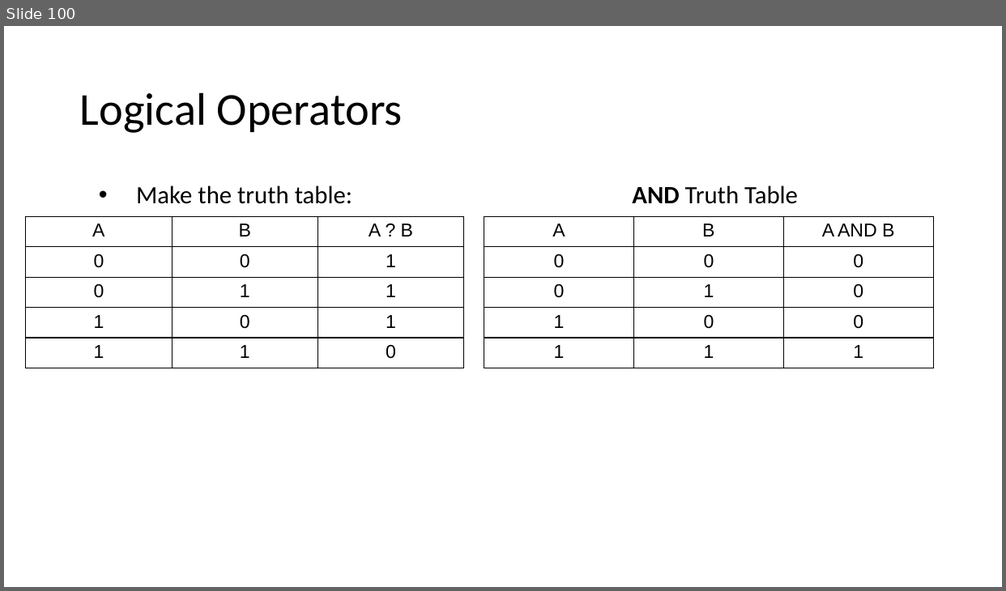
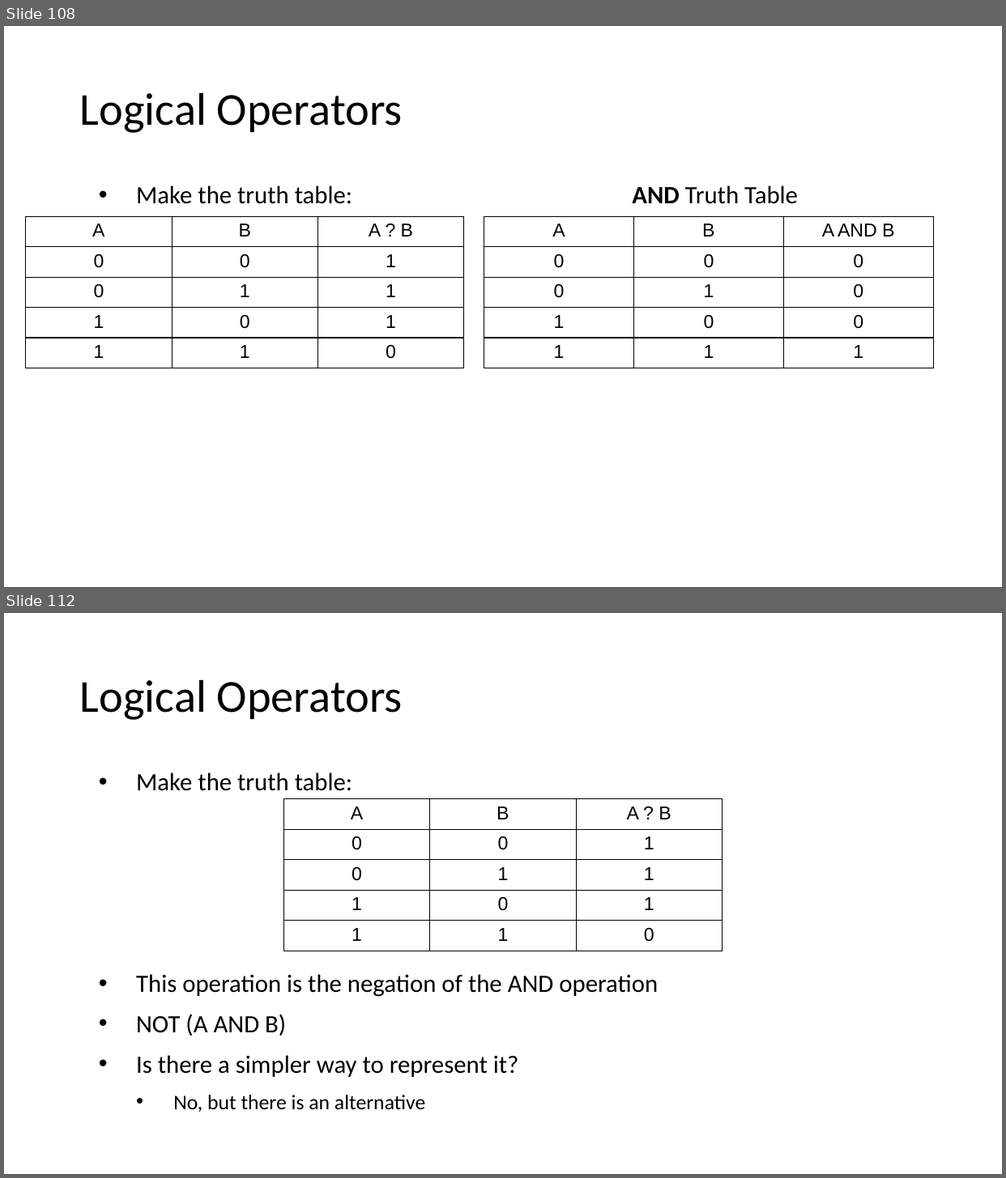
Before and after one commit to MrJoshGross/Course-Curricular-Material, a slide deck: wip/Lecture 2 - Binary, Logic, and Logical Operators.pptx. Shown one above the other, each under a label of ours: slide 100 before the commit, slides 108 and 112 after it; the slides between them are not shown. The pictures are 1006x591 and 1006x1178 pixels, drawn with LibreOffice and Linux fonts; fonts in the diff are those of the drawing. Boxes give left, top, right and bottom in pixels: in the first picture for what was removed or moved away, otherwise in the second. Text is boxed around its words. In the diff, an @@ line names an element or a change of style, - is before the commit and + after.

Commit message:
Update Lecture 2 - Binary, Logic, and Logical Operators.pptx
add truth table construction and de morgan's law

```diff
--- a/wip/Lecture 2 - Binary, Logic, and Logical Operators.pptx
+++ b/wip/Lecture 2 - Binary, Logic, and Logical Operators.pptx
@@ slide 112 added at [4, 613, 1002, 1174], background #FFFFFF @@
@@ title added at [80, 679, 403, 720], 44 pt, text #000000 @@
+Logical Operators
@@ text added at [136, 773, 658, 1112], 24 pt, text #000000 @@
+• Make the truth table:
+• This operation is the negation of the AND operation
+• NOT (A AND B)
+• Is there a simpler way to represent it?
+  • No, but there is an alternative
@@ table added at [284, 799, 722, 952], 5 rows, 3 columns @@
+A | B | A ? B
+0 | 0 | 1
+0 | 1 | 1
+1 | 0 | 1
+1 | 1 | 0
@@ what was slide 100 is now slide 108 @@
```
Also in this commit, not shown: 4 slides changed, 38 other slides added.
